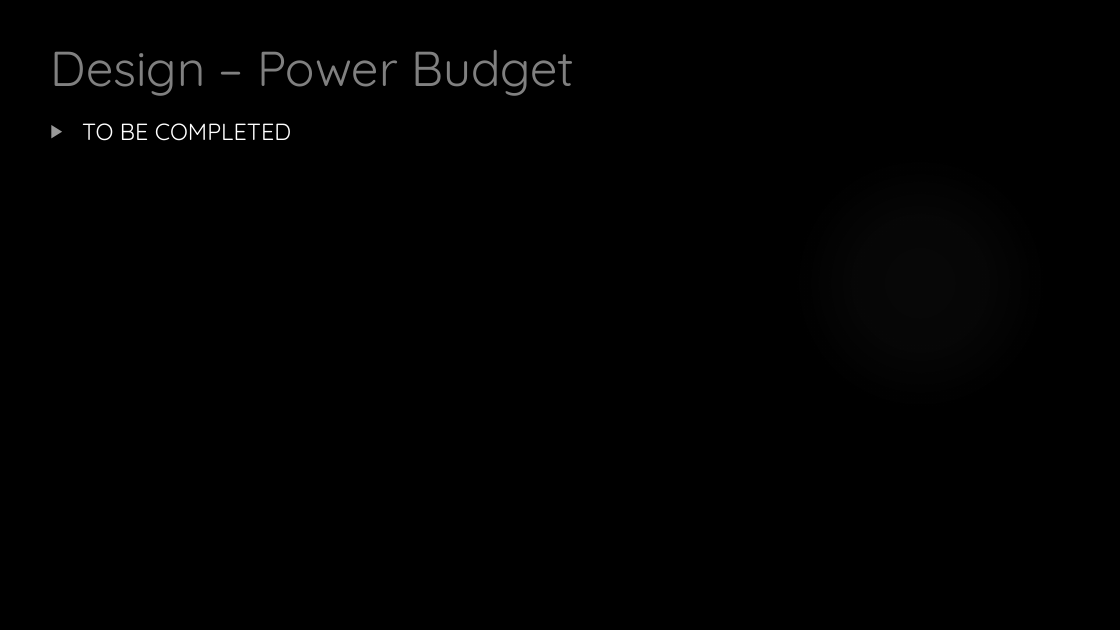
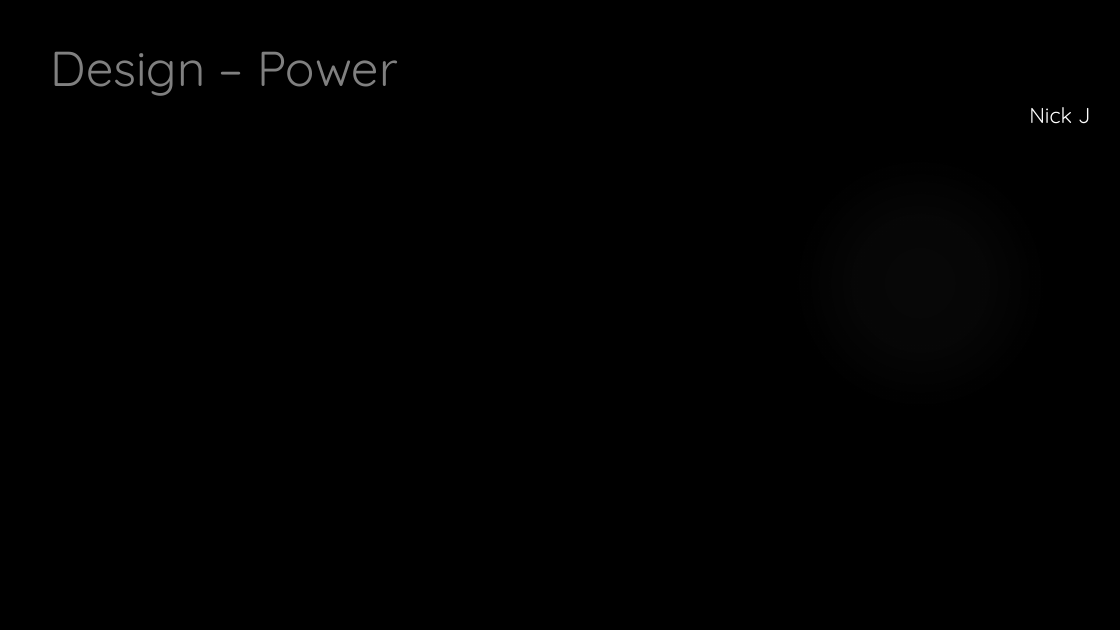
Before and after one commit to HASP-UMN/CubeSat, a slide deck: slide 41 of Presentations/CDR_Presentation.pptx (slide 29 before the commit). Drawn at 1120x630 pixels with LibreOffice and Linux fonts; fonts in the diff are those of the drawing; background and template pictures are left out. Boxes give left, top, right and bottom in pixels: in the first picture for what was removed or moved away, otherwise in the second. Text is boxed around its words. In the diff, an @@ line names an element or a change of style, - is before the commit and + after.

```diff
--- a/Presentations/CDR_Presentation.pptx
+++ b/Presentations/CDR_Presentation.pptx
@@ title at [50, 52, 398, 96]: text changed @@
-Design – Power Budget
+Design – Power
@@ text added at [1029, 107, 1090, 124], 18.5 pt, text #FFFFFF @@
+Nick J
@@ text removed at [82, 123, 291, 141] @@
-▶ TO BE COMPLETED
```
Also in this commit, not shown: 10 other slides changed, 13 slides added, 1 slide removed, 1 other file.
